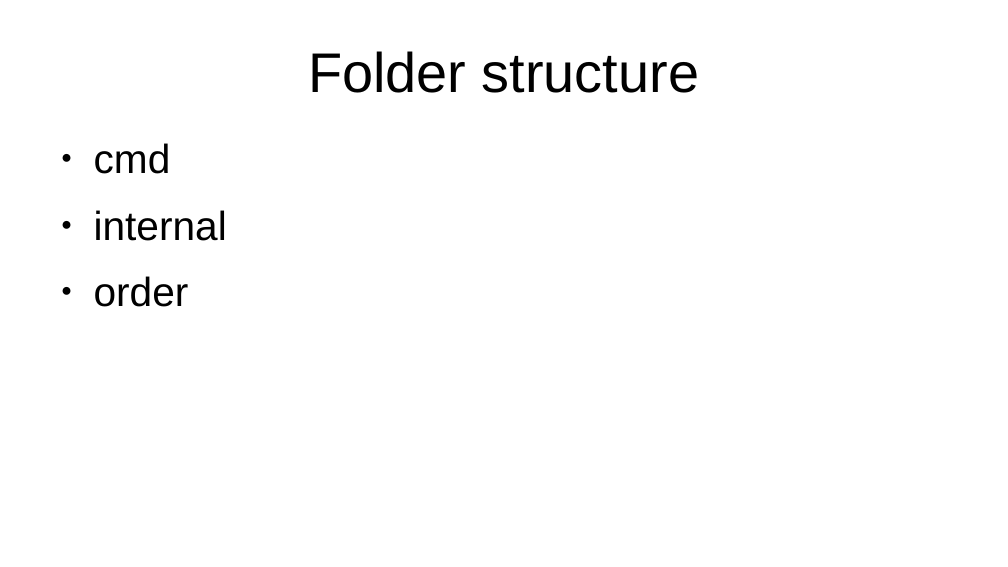
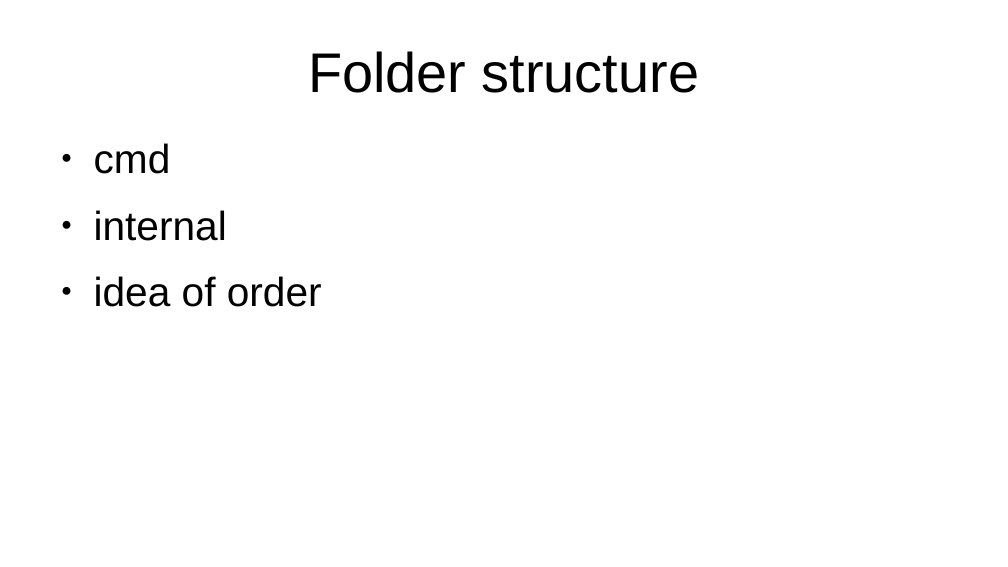
Before and after one commit to axis-go-course/spiderman, a slide deck: slide 9 of presentation.odp (slide 11 before the commit). Drawn at 1008x567 pixels with LibreOffice and Linux fonts; fonts in the diff are those of the drawing. Boxes give left, top, right and bottom in pixels: in the first picture for what was removed or moved away, otherwise in the second. Text is boxed around its words. In the diff, an @@ line names an element or a change of style, - is before the commit and + after.

```diff
--- a/presentation.odp
+++ b/presentation.odp
@@ text at box(94, 276, 322, 307): text changed @@
-● order
+● idea of order
```
Also in this commit, not shown: 3 other slides changed, 2 slides removed.
